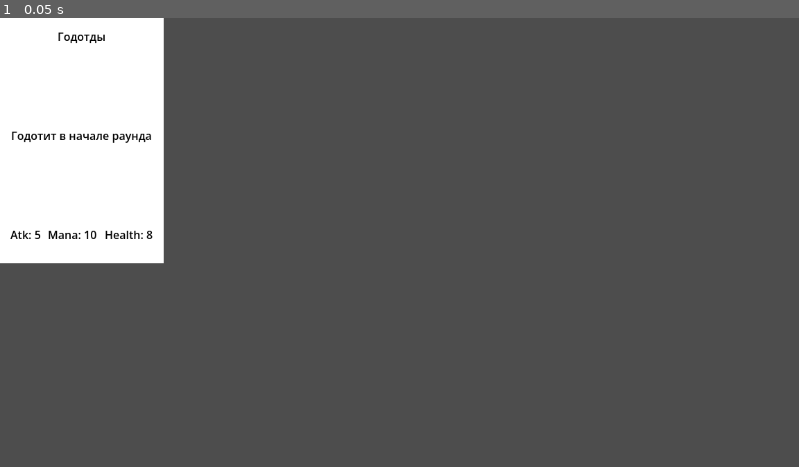
Above: before the commit, frame 1.
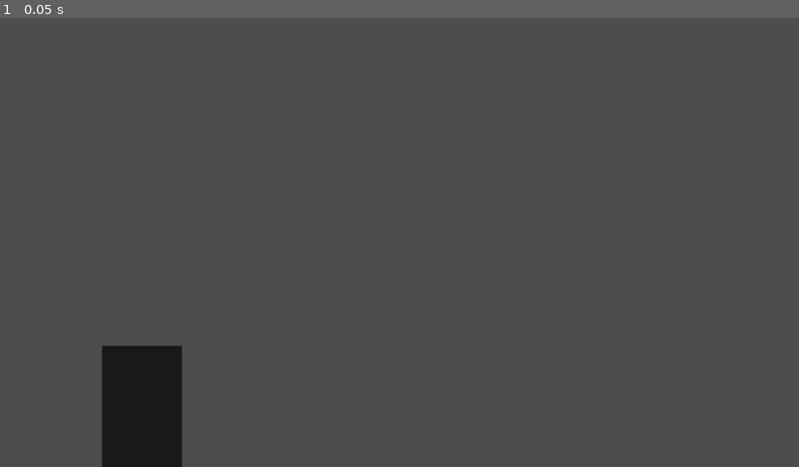
Above: after the commit, the same moment.

Repository: pick-rxdixn/card-game
Game: Godot game, scene res://game_scene.tscn
Same seed, same stepped clock (60 frames per second), same inputs: the game is played once before the commit and once after it. Before the commit the project starts from res://Card.tscn.
Inputs:
- Up to frame 1 (0.05 s): no input

The runs differ from the first frame. In frame 1, 14% of the frame differs, in the area x 0-23%, y 0-100%.

Commit message:
Added a booster pack to the stage

Diff:
--- a/BoosterPack.tscn
+++ b/BoosterPack.tscn
@@ -8,29 +8,33 @@
 [ext_resource type="Resource" uid="uid://da5sximmlsvvb" path="res://Card/Card_rare.tres" id="6_k033s"]
 
 [sub_resource type="RectangleShape2D" id="RectangleShape2D_2iumy"]
-size = Vector2(355, 487)
+size = Vector2(309, 487)
 
 [sub_resource type="CanvasTexture" id="CanvasTexture_f3u63"]
 
 [node name="Node2D" type="Node2D" unique_id=1079650205]
+position = Vector2(566, 317)
 script = ExtResource("1_2iumy")
 all_cards = Array[ExtResource("2_ey564")]([ExtResource("3_kyiuy"), ExtResource("4_5io7c"), ExtResource("5_fsdnp"), ExtResource("6_k033s")])
 
 [node name="Area2D" type="Area2D" parent="." unique_id=994912045]
+position = Vector2(-151, -247)
 
 [node name="CollisionShape2D" type="CollisionShape2D" parent="Area2D" unique_id=1845234115]
-position = Vector2(179.5, 246.5)
+position = Vector2(156.5, 246.5)
 shape = SubResource("RectangleShape2D_2iumy")
 
 [node name="TextureRect" type="TextureRect" parent="." unique_id=1840180256]
-offset_right = 357.0
-offset_bottom = 484.0
+offset_left = -158.0
+offset_top = -245.0
+offset_right = 161.0
+offset_bottom = 243.0
 mouse_filter = 2
 texture = SubResource("CanvasTexture_f3u63")
 
 [node name="ColorRect" type="ColorRect" parent="TextureRect" unique_id=1457295568]
 layout_mode = 0
-offset_right = 357.0
+offset_right = 320.0
 offset_bottom = 491.0
 mouse_filter = 2
 color = Color(0.09923177, 0.09923177, 0.09923177, 1)
--- a/Card.tscn
+++ b/Card.tscn
@@ -1,7 +1,6 @@
 [gd_scene format=3 uid="uid://bao6qsv2rq2x1"]
 
 [ext_resource type="Script" uid="uid://d4ervksj2g52" path="res://scripts/card.gd" id="1_dd2wi"]
-[ext_resource type="Resource" uid="uid://bdacrsfgyx340" path="res://TestCard.tres" id="2_hael8"]
 
 [sub_resource type="CanvasTexture" id="CanvasTexture_u4fkt"]
 
@@ -26,7 +25,6 @@
 offset_right = 236.0
 offset_bottom = 354.5
 script = ExtResource("1_dd2wi")
-card_data = ExtResource("2_hael8")
 
 [node name="Background" type="TextureRect" parent="." unique_id=1759696628]
 layout_mode = 0
--- a/Card/Card_legendary.tres
+++ b/Card/Card_legendary.tres
@@ -4,7 +4,7 @@
 
 [resource]
 script = ExtResource("1_pc6o2")
-card_name = "Легендарная карта"
+card_name = "Легенда"
 description = "Вообще самый крутой чел"
 power = 10
 cost = 7
--- a/TestCard.tres
+++ /dev/null
@@ -1,12 +0,0 @@
-[gd_resource type="Resource" script_class="CardData" format=3 uid="uid://bdacrsfgyx340"]
-
-[ext_resource type="Script" uid="uid://b5hqyrsou0kjg" path="res://Resources/CardData.gd" id="1_jn4vy"]
-
-[resource]
-script = ExtResource("1_jn4vy")
-card_name = "Годотды"
-description = "Годотит в начале раунда"
-power = 5
-cost = 10
-health = 8
-metadata/_custom_type_script = "uid://b5hqyrsou0kjg"
--- /dev/null
+++ b/game_scene.tscn
@@ -0,0 +1,47 @@
+[gd_scene format=3 uid="uid://3ywms6g5ibd8"]
+
+[ext_resource type="PackedScene" uid="uid://bgih0ehq2peli" path="res://BoosterPack.tscn" id="1_mlf6e"]
+
+[node name="GameScene" type="Node2D" unique_id=281905335]
+
+[node name="CanvasLayer" type="CanvasLayer" parent="." unique_id=1423173922]
+
+[node name="Control" type="Control" parent="CanvasLayer" unique_id=622575869]
+layout_mode = 3
+anchors_preset = 15
+anchor_right = 1.0
+anchor_bottom = 1.0
+grow_horizontal = 2
+grow_vertical = 2
+mouse_filter = 2
+
+[node name="BoosterPackSlot" type="Control" parent="CanvasLayer/Control" unique_id=1007316015]
+layout_mode = 1
+anchors_preset = 2
+anchor_top = 1.0
+anchor_bottom = 1.0
+offset_top = -228.0
+offset_right = 785.0
+offset_bottom = -3.0
+grow_vertical = 0
+mouse_filter = 2
+
+[node name="Node2D" parent="CanvasLayer/Control/BoosterPackSlot" unique_id=1079650205 node_paths=PackedStringArray("target_marker") instance=ExtResource("1_mlf6e")]
+position = Vector2(340, 83)
+scale = Vector2(0.6, 0.6)
+target_marker = NodePath("../CenterPoint")
+
+[node name="CenterPoint" type="Marker2D" parent="CanvasLayer/Control/BoosterPackSlot" unique_id=1507783463]
+position = Vector2(951, -319)
+
+[node name="HandSlot" type="Control" parent="CanvasLayer/Control" unique_id=1426932670]
+layout_mode = 1
+anchors_preset = 3
+anchor_left = 1.0
+anchor_top = 1.0
+anchor_right = 1.0
+anchor_bottom = 1.0
+offset_left = -785.0
+offset_top = -225.0
+grow_horizontal = 0
+grow_vertical = 0
--- a/project.godot
+++ b/project.godot
@@ -11,9 +11,14 @@
 [application]
 
 config/name="CardGame"
-run/main_scene="uid://bao6qsv2rq2x1"
+run/main_scene="uid://3ywms6g5ibd8"
 config/features=PackedStringArray("4.6", "Forward Plus")
 config/icon="res://icon.svg"
+
+[display]
+
+window/size/viewport_width=1920
+window/size/viewport_height=1080
 
 [physics]
 
--- a/scripts/booster_pack.gd
+++ b/scripts/booster_pack.gd
@@ -1,6 +1,15 @@
 extends Node2D
 
 @export var all_cards: Array[CardData]
+@export var target_marker: Marker2D
+
+var is_in_center = false
+var start_position: Vector2
+var start_scale: Vector2
+
+func _ready():
+	start_position = global_position
+	start_scale = scale
 
 var rarity_weights = {
 	"Common": 60,
@@ -12,10 +21,33 @@
 func _on_area_2d_input_event(viewport, event, shape_idx):
 	if event is InputEventMouseButton:
 		if event.button_index == MOUSE_BUTTON_LEFT and event.pressed:
-			print("Пакет нажат!")
-			open_booster()
+			if not is_in_center:
+				move_to_center()
+			else:
+				open_booster()
 
-func open_booster(amount: int = 1) -> Array[CardData]:
+func _input(event):
+	if event.is_action_pressed("ui_cancel") and is_in_center:
+		return_to_start()
+
+func return_to_start():
+	is_in_center = false
+
+	var tween = create_tween().set_trans(Tween.TRANS_QUINT).set_ease(Tween.EASE_OUT)
+
+	tween.tween_property(self, "global_position", start_position, 0.4)
+	tween.parallel().tween_property(self, "scale", start_scale, 0.4)
+
+func move_to_center():
+	is_in_center = true
+	var screen_center = target_marker.global_position
+
+	var tween = create_tween().set_trans(Tween.TRANS_QUINT).set_ease(Tween.EASE_OUT)
+
+	tween.tween_property(self, "global_position", screen_center, 0.4)
+	tween.parallel().tween_property(self, "scale", Vector2(1, 1), 0.4)
+
+func open_booster(amount: int = 4) -> Array[CardData]:
 	var pulled_cards: Array[CardData] = []
 
 	for i in range(amount):
